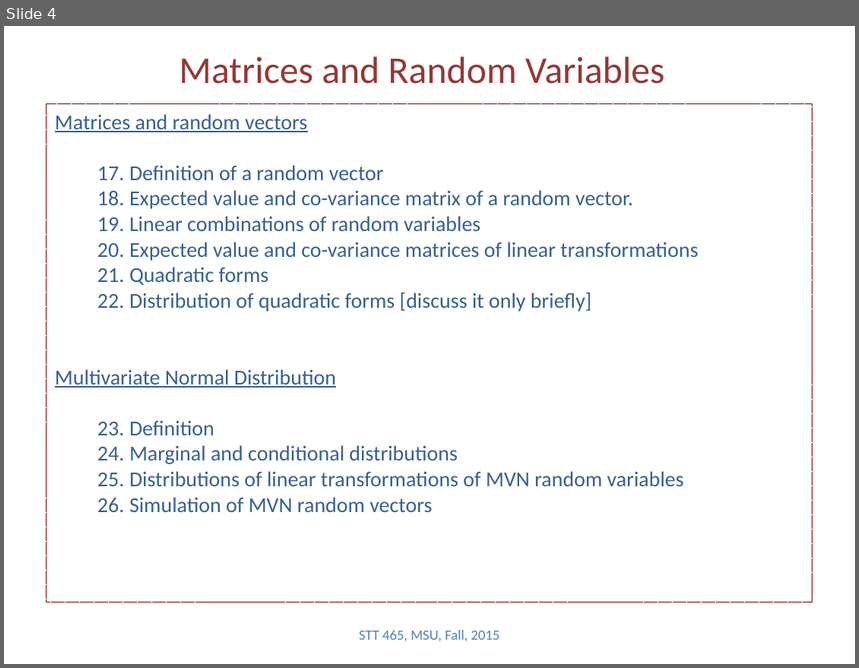
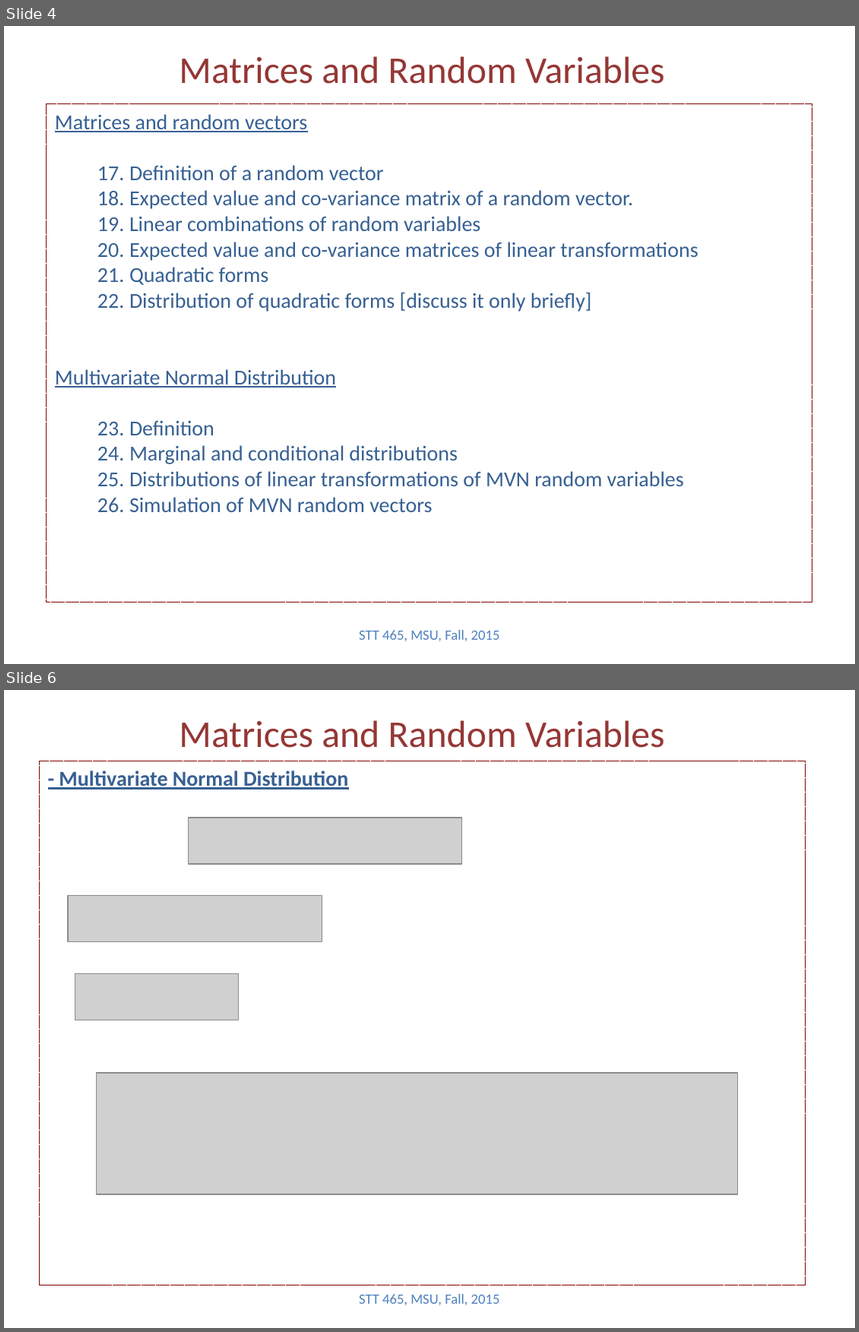
Before and after one commit to Boukos/STT465, a slide deck: STT465_linearAlgebraReview.pptx. Shown one above the other, each under a label of ours: slide 4 before the commit, slides 4 and 6 after it; the slides between them are not shown. The pictures are 859x668 and 859x1332 pixels, drawn with LibreOffice and Linux fonts; fonts in the diff are those of the drawing; grey boxes stand for pictures. Boxes give left, top, right and bottom in pixels: in the first picture for what was removed or moved away, otherwise in the second. Text is boxed around its words. In the diff, an @@ line names an element or a change of style, - is before the commit and + after.

```diff
--- a/STT465_linearAlgebraReview.pptx
+++ b/STT465_linearAlgebraReview.pptx
@@ slide 6 added at (4,690,855,1328), background #FFFFFF @@
@@ title added at (179,720,665,748), 32 pt, text #953735 @@
+Matrices and Random Variables
@@ rectangle added at (40,761,806,1285), outline #800000 0.75 pt dashed, 18 pt, text #376092, bold, underline @@
+- Multivariate Normal Distribution
@@ picture added at (189,818,462,865) @@
@@ picture added at (68,896,322,943) @@
@@ picture added at (75,973,238,1021) @@
@@ picture added at (96,1073,737,1195) @@
@@ text added at (359,1294,500,1306), 12 pt, text #4F81BD @@
+STT 465, MSU, Fall, 2015
```
Also in this commit, not shown: 2 slides changed, 1 other slide added, 2 other files.
